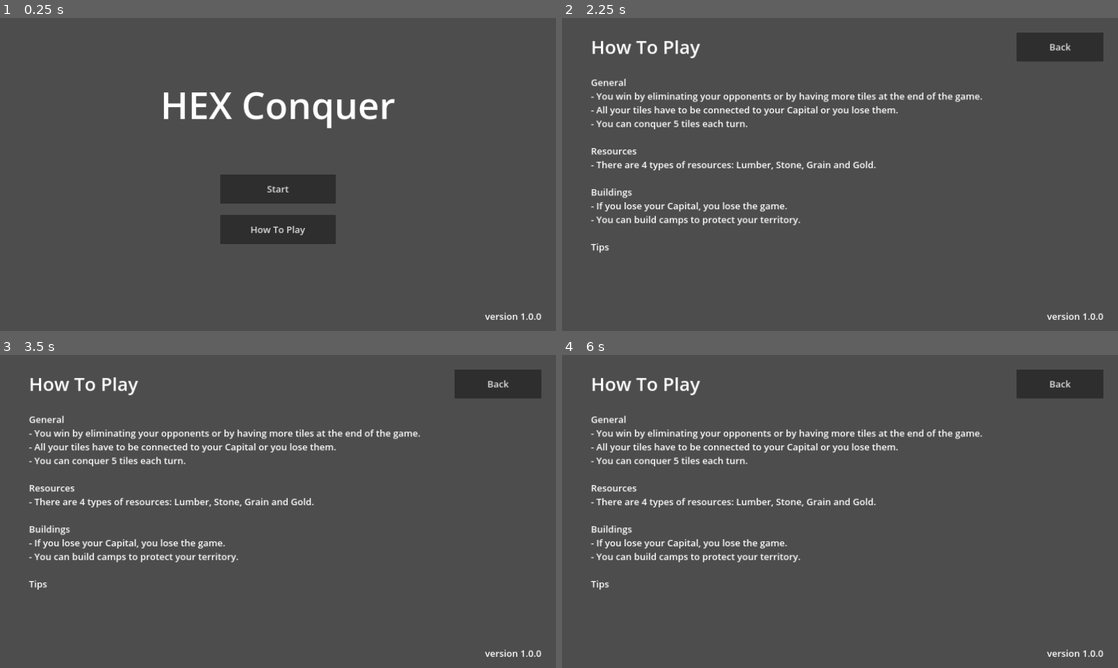
Above: before the commit, frames 1-4 (two rows, left to right).
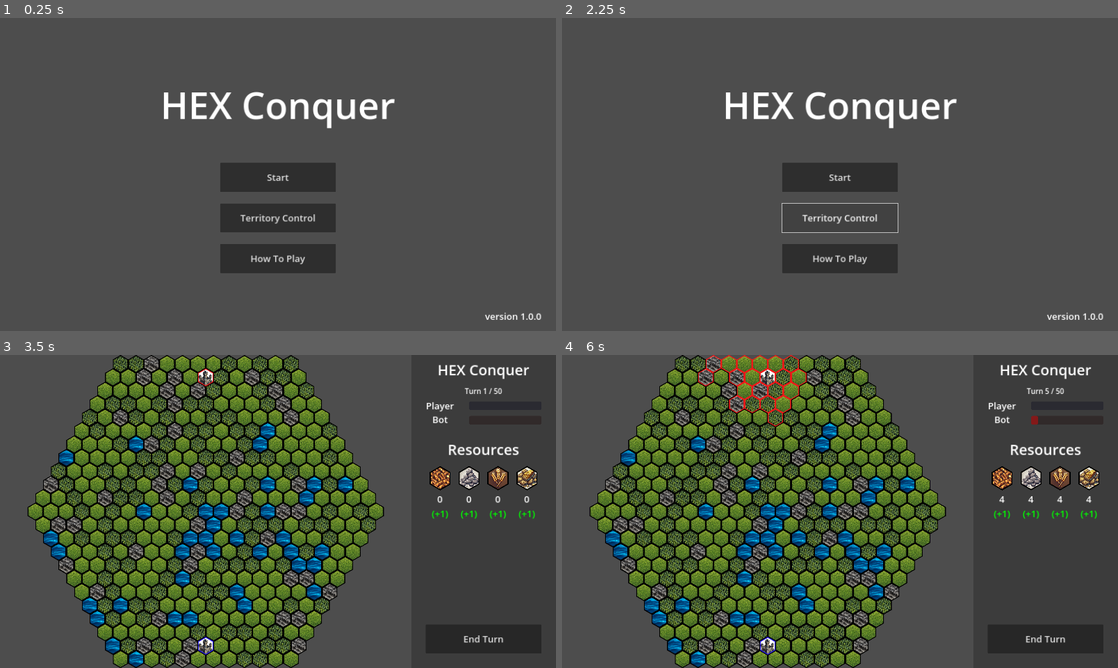
Above: after the commit, the same moments.

Repository: nguyendangy/hex-conquer
Game: Godot game, scene res://Scenes/TitleScreen.tscn
The game is run twice, just before and just after one commit, with the same random seed, the same clock (stepped at 60 frames per second) and the same inputs.
Inputs (mouse positions are in pixels of both pictures, inside the frame that each line leads up to):
- Up to frame 1 (0.25 s): no input
- Up to frame 2 (2.25 s): click "How To Play" at 0.5 s; click "Back" at 1.25 s; click (840, 218) at 2 s, where only the run after the commit has a clickable "Territory Control"
- Up to frame 3 (3.5 s): click (278, 514) at 2.75 s, where only the run after the commit has a clickable "Start"
- Up to frame 4 (6 s): click (1045, 639) at 3.5 s, where only the run after the commit has a clickable "End Turn"; click (1045, 639) at 4.25 s, where only the run after the commit has a clickable "End Turn"; click (1045, 639) at 5 s, where only the run after the commit has a clickable "End Turn"; tap Enter at 5.75 s; move the mouse to (962, 495) at 5.77 s; hold Right mouse button (camera_pan) from 5.78 s (still down); click (962, 495) at 5.92 s

The runs differ from the first frame. In frame 1, 5.3% of the frame differs, in the area x 39-61%, y 46-82%; in frame 2, 10%; in frame 3, 51%; in frame 4, 51%, in the area x 5-98%, y 0-100%.

Commit message:
Added game over handling

Diff:
--- a/Scenes/End.tscn
+++ /dev/null
@@ -1,18 +0,0 @@
-[gd_scene format=3 uid="uid://dhrgqilxd2awu"]
-
-[node name="End" type="Control"]
-layout_mode = 3
-anchors_preset = 15
-anchor_right = 1.0
-anchor_bottom = 1.0
-grow_horizontal = 2
-grow_vertical = 2
-
-[node name="Label" type="Label" parent="."]
-layout_mode = 0
-offset_right = 1920.0
-offset_bottom = 1080.0
-theme_override_font_sizes/font_size = 128
-text = "You won!"
-horizontal_alignment = 1
-vertical_alignment = 1
--- a/Scenes/HUD.tscn
+++ b/Scenes/HUD.tscn
@@ -268,7 +268,7 @@
 offset_left = 50.0
 offset_right = 150.0
 offset_bottom = 100.0
-text = "1 Lumber"
+text = "5 Lumber"
 horizontal_alignment = 1
 vertical_alignment = 1
 
--- a/Scenes/HelpPage.tscn
+++ b/Scenes/HelpPage.tscn
@@ -46,7 +46,8 @@
 - If you lose your Capital, you lose the game.
 - You can build camps to protect your territory.
 
-Tips"
+Tips
+- Camps cannot be conquered by the opponent."
 label_settings = SubResource("LabelSettings_71mp4")
 
 [node name="BackButton" type="Button" parent="."]
--- a/Scenes/Main.tscn
+++ b/Scenes/Main.tscn
@@ -263,3 +263,22 @@
 tile_map_data = PackedByteArray("AAAHAAAAAAAAAAAAAAAGAAEAAAAAAAAAAAAGAAIAAAAAAAAAAAAFAAMAAAAAAAAAAAAFAAQAAAAAAAAAAAAFAA …(6272 unchanged characters)…
 tile_set = SubResource("TileSet_50pih")
 script = ExtResource("8_6ub52")
+
+[node name="Outcome" type="Control" parent="."]
+visible = false
+layout_mode = 3
+anchors_preset = 0
+offset_right = 1420.0
+offset_bottom = 1080.0
+
+[node name="Background" type="ColorRect" parent="Outcome"]
+offset_right = 1420.0
+offset_bottom = 1080.0
+color = Color(1, 1, 1, 0.501961)
+
+[node name="Label" type="Label" parent="Outcome"]
+offset_right = 1420.0
+offset_bottom = 1080.0
+theme_override_font_sizes/font_size = 128
+horizontal_alignment = 1
+vertical_alignment = 1
--- a/Scenes/TitleScreen.tscn
+++ b/Scenes/TitleScreen.tscn
@@ -29,19 +29,28 @@
 [node name="StartButton" type="Button" parent="."]
 layout_mode = 0
 offset_left = 760.0
-offset_top = 540.0
+offset_top = 500.0
 offset_right = 1160.0
-offset_bottom = 640.0
+offset_bottom = 600.0
 theme_override_font_sizes/font_size = 32
 text = "Start"
 script = ExtResource("1_8v2ok")
 
+[node name="ModeButton" type="Button" parent="."]
+layout_mode = 0
+offset_left = 760.0
+offset_top = 640.0
+offset_right = 1160.0
+offset_bottom = 740.0
+theme_override_font_sizes/font_size = 32
+text = "Territory Control"
+
 [node name="HelpButton" type="Button" parent="."]
 layout_mode = 0
 offset_left = 760.0
-offset_top = 680.0
+offset_top = 780.0
 offset_right = 1160.0
-offset_bottom = 780.0
+offset_bottom = 880.0
 theme_override_font_sizes/font_size = 32
 text = "How To Play"
 script = ExtResource("1_8v2ok")
--- a/Scripts/HUD.gd
+++ b/Scripts/HUD.gd
@@ -29,6 +29,9 @@
 
 # container holding the building buttons
 @onready var buildings : Node = get_node("Buildings")
+
+# button to end current turn
+@onready var endTurnButton : Node = get_node("EndTurnButton")
 
 
 # updates the hud to show the current values
@@ -64,7 +67,7 @@
 	buildings.visible = visible
 
 # called when the "End Turn" button is pressed
-func _on_EndTurnButton_pressed () -> void:
+func _on_EndTurnButton_pressed() -> void:
 
 	main.end_turn()
 
--- a/Scripts/Main.gd
+++ b/Scripts/Main.gd
@@ -16,11 +16,13 @@
 var maxNumberOfTurns : int = 50
 var maxTilesPerTurn : int = 5
 
+var game_over = false
+
 # components
 @onready var hud : Node = get_node("HUD")
 @onready var map : Node = get_node("SubViewportContainer/SubViewport/Map")
-
-@onready var outcomeLabel : Node = get_node("/root/End/Label")
+@onready var outcome : Node = get_node("/root/Main/Outcome")
+@onready var outcomeLabel : Node = get_node("/root/Main/Outcome/Label")
 
 # Called when the node enters the scene tree for the first time.
 func _ready() -> void:
@@ -32,13 +34,29 @@
 func _process(_delta: float) -> void:
 	pass
 
+
+# called when the game is over
+func end_game() -> void:
+	# show outcome
+	if len(map.ownedTiles) <= len(map.opponentOwnedTiles):
+		outcomeLabel.text = "You lost!"
+	else:
+		outcomeLabel.text = "You won!"
+	outcome.visible = true
+
+	# make a restart possible
+	game_over = true
+	hud.endTurnButton.text = "Return To Home"
+
+
 # called when the player ends the turn
-func end_turn ():
+func end_turn() -> void:
 
 	if currentTurn >= maxNumberOfTurns:
-		outcomeLabel.text = "LOL"
-		get_tree().change_scene_to_file("res://Scenes/End.tscn")
-
+		if game_over:
+			get_tree().change_scene_to_file("res://Scenes/TitleScreen.tscn")
+		end_game()
+		return
 
 	# update our current resource amounts
 	lumber += lumberPerTurn
--- a/Scripts/Map.gd
+++ b/Scripts/Map.gd
@@ -14,6 +14,7 @@
 
 @onready var main : Node = get_node("/root/Main")
 @onready var HUD : Node = get_node("/root/Main/HUD")
+
 
 # Probabilities for different terrains
 const gras : float = 0.5
@@ -37,6 +38,7 @@
 	ownedTiles.append(startingTile)
 	set_cells_terrain_connect([startingTile], 1, 4)
 
+	# set castle for opponent
 	opponentOwnedTiles.append(opponentStartingTile)
 	set_cells_terrain_connect([opponentStartingTile], 2, 4)
 
@@ -80,7 +82,6 @@
 					HUD.set_buttons_visibility(false)
 					selectedTile = Vector2i(-1,-1)
 
-			return null
 
 
 # Mark tiles that can be conquered
@@ -97,6 +98,7 @@
 	for cell in allTiles:
 		set_cell(cell, get_cell_source_id(cell), get_cell_atlas_coords(cell), 0)
 
+
 # Get amount of owned tiles of this type
 func get_number_of_owned_tiles_by_terrain(terrain: int) -> int:
 	return len(ownedTiles.filter(func(x): return get_cell_tile_data(x).terrain == terrain))
@@ -106,7 +108,7 @@
 	if tile in ownedTiles:
 		match structure:
 			# camp
-			5: return get_cell_tile_data(tile).terrain in [0,1] and main.lumber > 0
+			5: return get_cell_tile_data(tile).terrain in [0,1] and main.lumber >= 5
 		return false
 	else:
 		return false
@@ -116,7 +118,7 @@
 	if can_place_structure(5, selectedTile):
 		clear_all_tiles()
 		set_cells_terrain_connect([selectedTile], 1, 5)
-		main.lumber -= 1
+		main.lumber -= 5
 
 # Things to do on the end of a turn
 func end_turn() -> void:
--- a/Scripts/Structure.gd
+++ b/Scripts/Structure.gd
@@ -1,7 +1,7 @@
 extends Node
 
-var castle = Structure.new(0, -1, [0,1,2,3], [1,0], [1,0], [1,0], [1,0])
-var camp = Structure.new(1, -1, [0,1], [0,0], [0,0], [0,0], [0,0])
+var castle = Structure.new(0, -1, [0,1,2,3], [0,1,0], [0,1,0], [0,1,0], [0,1,0])
+var camp = Structure.new(1, -1, [0,1], [5,0,0], [0,0,0], [0,0,0], [0,0,0])
 
 # --- Building Types ---
 # castle			= 0
@@ -14,30 +14,21 @@
 	# needs to be placed near a specific tile
 	var adjacentTile : int = -1
 
-	# can be placed on these tiles
+	# can be placed on these types of tiles
 	var placedOnTiles : Array
 
-	# resource the structure produces
-	var lumberProduction : int = 0
-	var stoneProduction : int = 0
-	var grainProduction : int = 0
-	var goldProduction : int = 0
+	# resources: cost, production, maintenance
+	var lumber : Array = [0,0,0]
+	var stone : Array = [0,0,0]
+	var grain : Array = [0,0,0]
+	var gold : Array = [0,0,0]
 
-	# resource the structure needs to be maintained
-	var lumberConsumption : int = 0
-	var stoneConsumption : int = 0
-	var grainConsumption : int = 0
-	var goldConsumption : int = 0
 
 	func _init (type, adjacentTile, placedOnTiles, lumber, stone, grain, gold):
 		self.type = type
 		self.adjacentTile = adjacentTile
 		self.placedOnTiles = placedOnTiles
-		self.lumberProduction = lumber[0]
-		self.lumberConsumption = lumber[1]
-		self.stoneProduction = stone[0]
-		self.stoneConsumption = stone[1]
-		self.grainProduction = grain[0]
-		self.grainConsumption = grain[1]
-		self.goldProduction = gold[0]
-		self.goldConsumption = gold[1]
+		self.lumber = lumber
+		self.stone = stone
+		self.grain = grain
+		self.gold = gold
--- a/Scripts/TitleScreen.gd
+++ b/Scripts/TitleScreen.gd
@@ -1,14 +1,4 @@
 extends Button
-
-
-# Called when the node enters the scene tree for the first time.
-func _ready() -> void:
-	pass # Replace with function body.
-
-
-# Called every frame. 'delta' is the elapsed time since the previous frame.
-func _process(delta: float) -> void:
-	pass
 
 
 func _on_StartButton_pressed() -> void:
